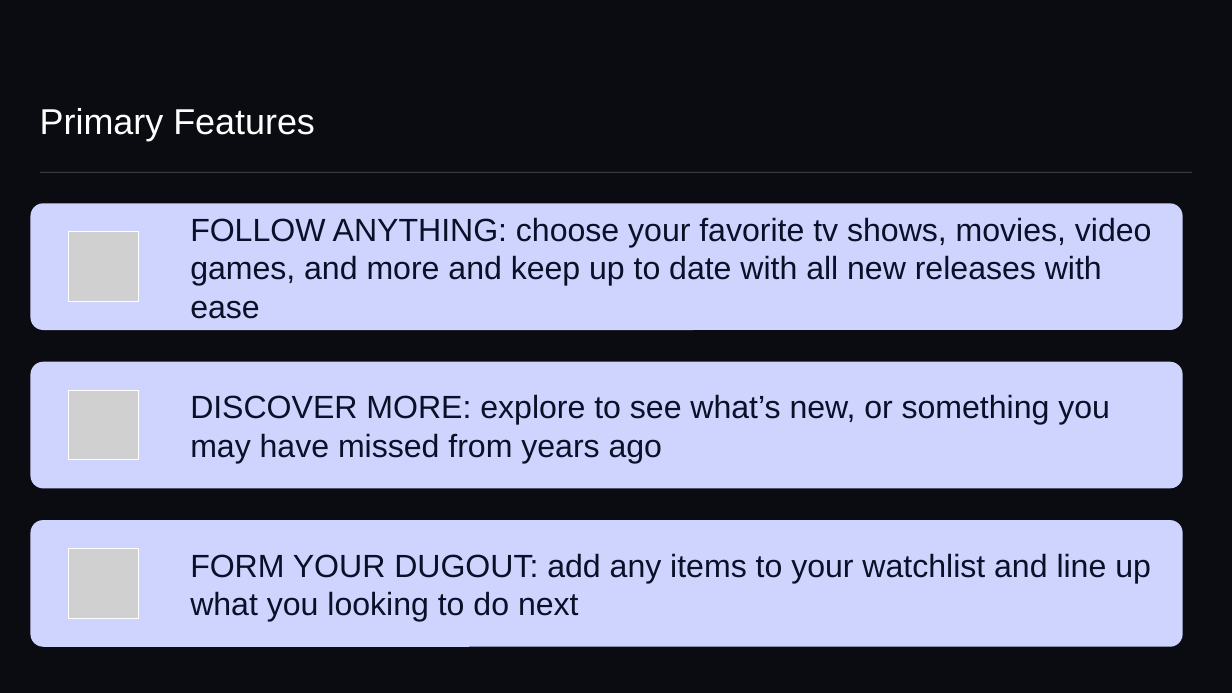
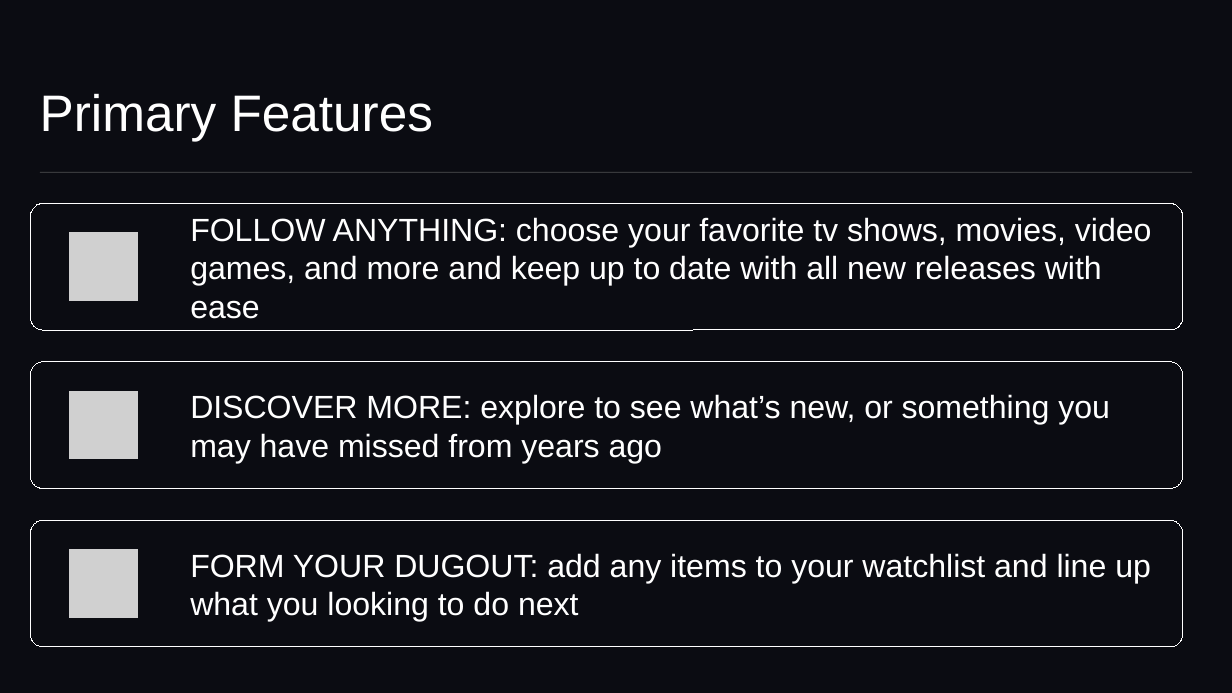
Before and after one commit to JDRailsback/media-tracker, a slide deck: slide 6 of docs/TRACKR Pitchdeck.pptx (slide 5 before the commit). Drawn at 1232x693 pixels with LibreOffice and Linux fonts; fonts in the diff are those of the drawing; grey boxes stand for pictures. Boxes give left, top, right and bottom in pixels: in the first picture for what was removed or moved away, otherwise in the second. Text is boxed around its words. In the diff, an @@ line names an element or a change of style, - is before the commit and + after.

```diff
--- a/docs/TRACKR Pitchdeck.pptx
+++ b/docs/TRACKR Pitchdeck.pptx
@@ title "Primary Features" at [40,93,433,141]: size 28 to 40 pt @@
@@ fill #D0D5FF to #0B0C12; outline none to #FFFFFF 0.75 pt in 3 elements at [30,203,1183,330], [30,361,1183,488], [30,520,1183,647] @@
@@ text colour #081128 to #FFFFFF in 3 elements at [190,217,1152,319], [190,394,1110,463], [190,553,1151,621] @@
```
Also in this commit, not shown: 3 slides added, 4 other files.
